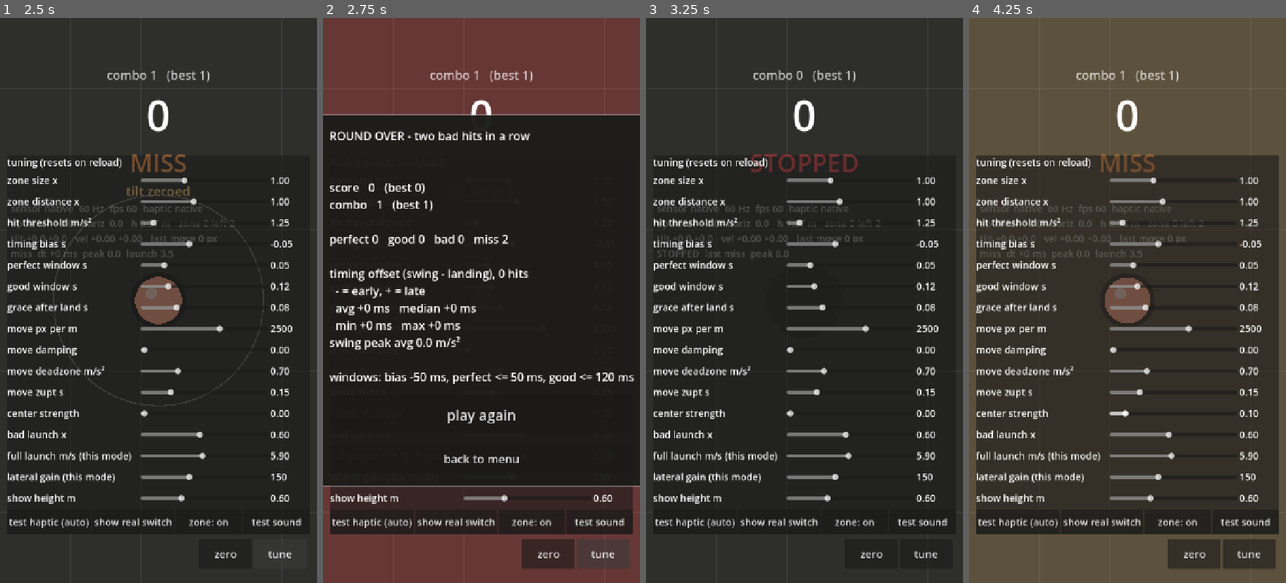
Above: before the commit, frames 1-4 (left to right).
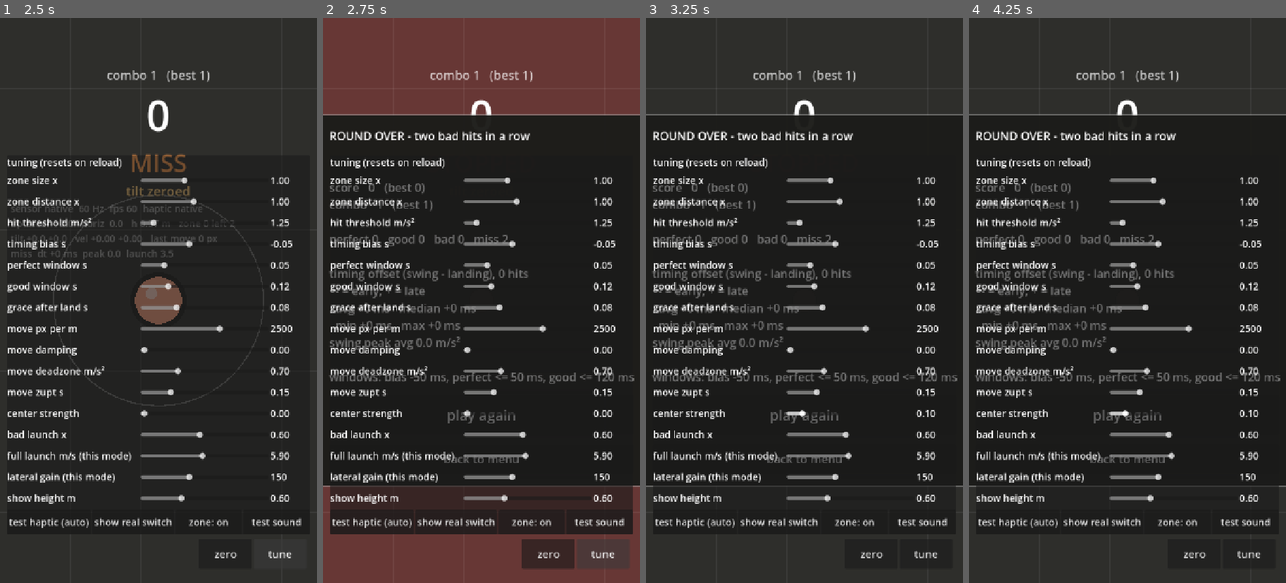
Above: after the commit, the same moments.

Repository: Xionday/Papapa
Game: Godot game, scene res://scenes/main.tscn
Two runs of this game, one before a commit and one after it. Both use one fixed random seed, a clock stepped at 60 frames per second and the inputs below.
Inputs (mouse positions are in pixels of both pictures, inside the frame that each line leads up to):
- Up to frame 1 (2.5 s): click "endless" at 0.5 s; click "zero" at 1.25 s; click "tune" at 2 s
- Up to frame 2 (2.75 s): no input
- Up to frame 3 (3.25 s): click "play again" at 2.75 s
- Up to frame 4 (4.25 s): click (1127, 413) at 3.5 s, where only the run after the commit has a clickable "play again"

Frame 1 is identical in both runs. In frame 2, 8.4% of the frame differs, in the area x 2-98%, y 24-83%; in frame 3, 4.9%; in frame 4, 79%, in the area x 0-100%, y 0-100%.

Commit message:
tune 面板與按鈕移到最上層，結算畫面時也能開
Co-Authored-By: Claude Fable 5.1 <noreply@anthropic.com>
Claude-Session: https://claude.ai/code/session_01M2isnyCwhhtueNisXY1RbR

Diff:
--- a/scripts/hud.gd
+++ b/scripts/hud.gd
@@ -62,6 +62,9 @@
 	_zero_btn.pressed.connect(func():
 		_game.calibrate_tilt()
 		_show_msg("tilt zeroed"))
+	## tune 面板與按鈕排在最上層，結算與選單都蓋不住它
+	move_child($Buttons, -1)
+	move_child(_panel, -1)
 	_results.visible = false
 	_menu.visible = true
 	_endless_btn.pressed.connect(func():
